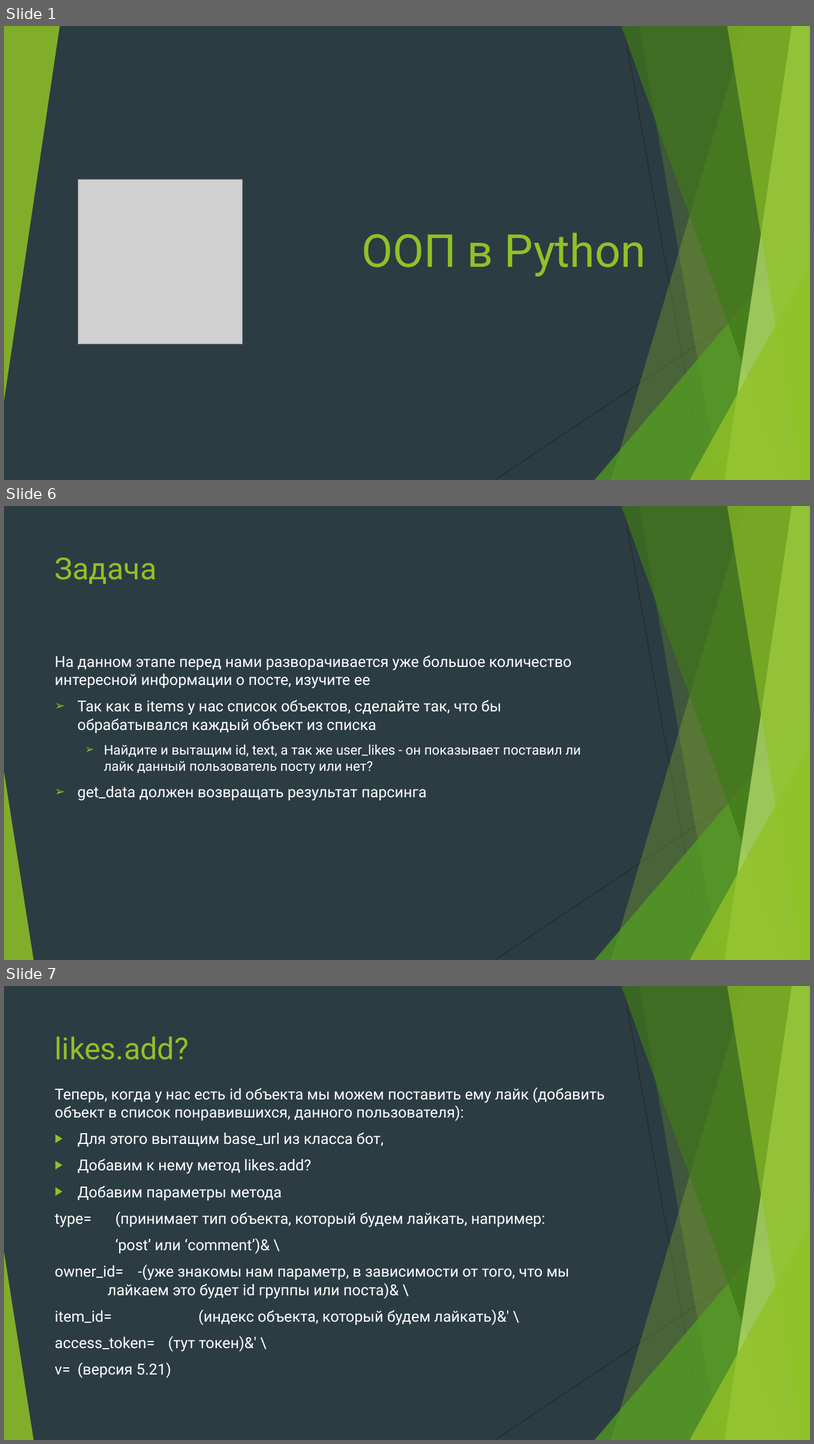
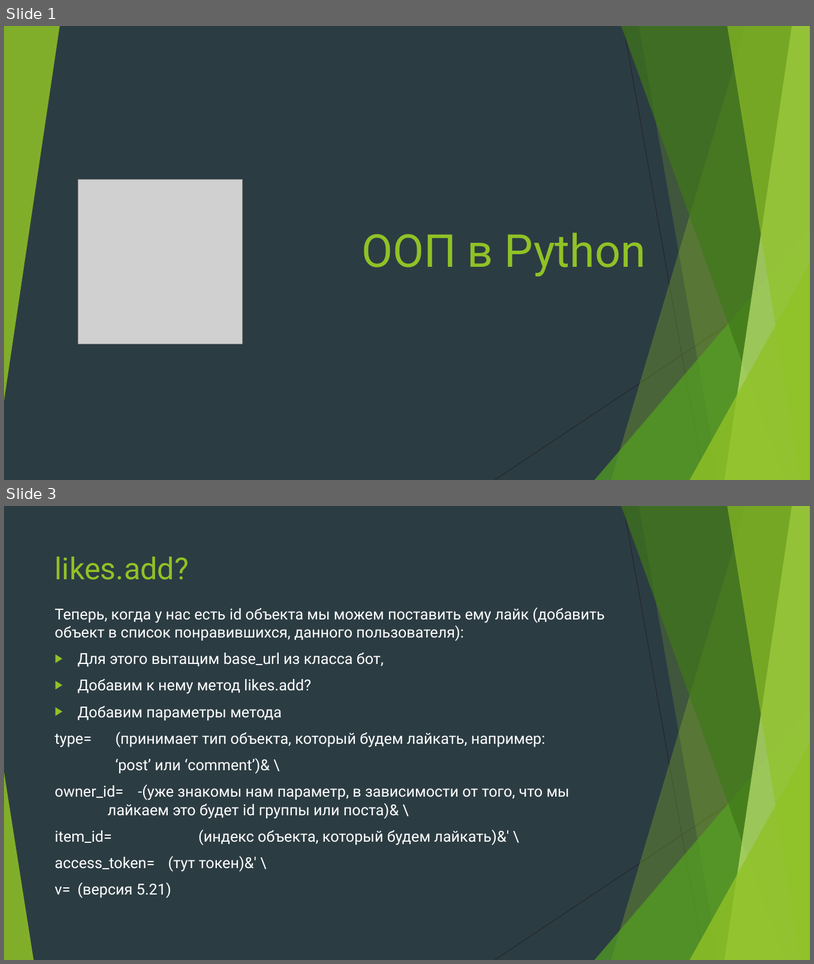
Before and after one commit to Yegor9151/for_corund, a slide deck: python/module2/presentation/урок 6 модуль 2.pptx. Shown one above the other, each under a label of ours: slides 1, 6 and 7 before the commit, slides 1 and 3 after it; the slides between them are not shown. The pictures are 814x1444 and 814x964 pixels, drawn with LibreOffice and Linux fonts; fonts in the diff are those of the drawing; grey boxes stand for pictures. Boxes give left, top, right and bottom in pixels: in the first picture for what was removed or moved away, otherwise in the second. Text is boxed around its words. In the diff, an @@ line names an element or a change of style, - is before the commit and + after.

```diff
--- a/python/module2/presentation/урок 6 модуль 2.pptx
+++ b/python/module2/presentation/урок 6 модуль 2.pptx
@@ slide 6 removed at [4, 506, 810, 960], background #2C3C43; not listed: 10 template elements that a slide beside it also shows @@
@@ title removed at [55, 558, 157, 584] @@
-Задача
@@ text removed at [55, 655, 581, 801] @@
-На данном этапе перед нами разворачивается уже большое количество интересной информации о посте, изучите ее
-➢ Так как в items у нас список объектов, сделайте так, что бы обрабатывался каждый объект из списка
-  ➢ Найдите и вытащим id, text, а так же user_likes - он показывает поставил ли лайк данный пользователь посту или нет?
-➢ get_data должен возвращать результат парсинга
@@ what was slide 7 is now slide 3 @@
```
Also in this commit, not shown: 1 slide changed, 3 other slides removed.
